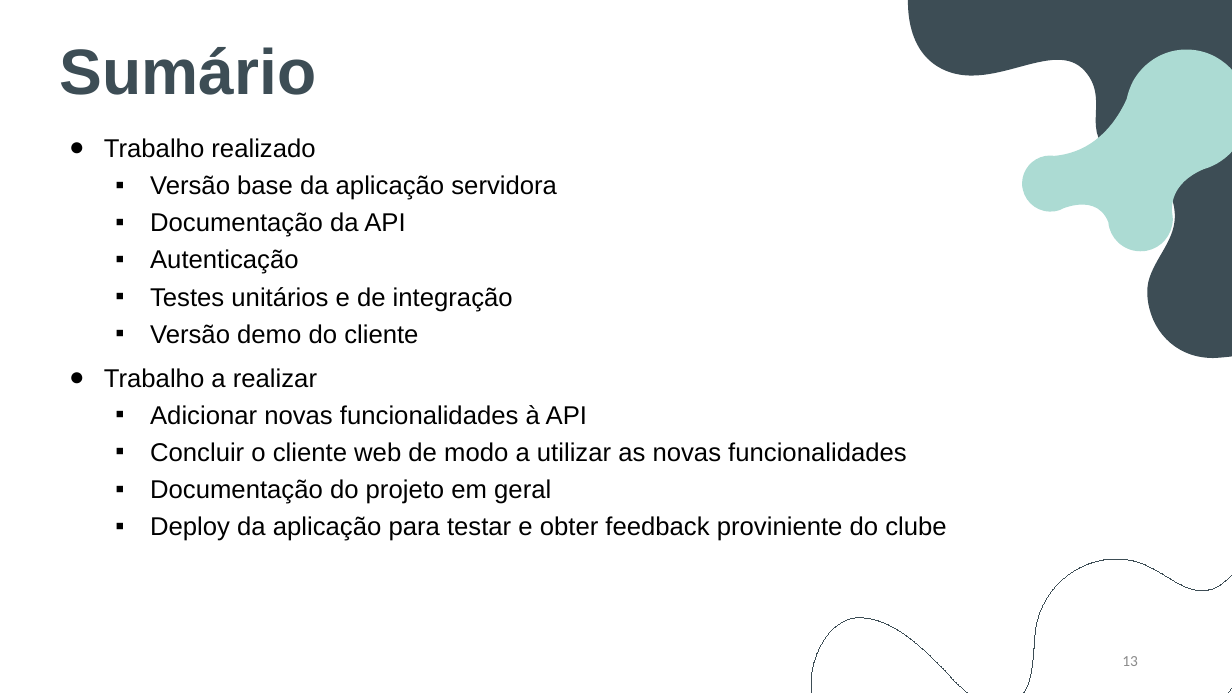
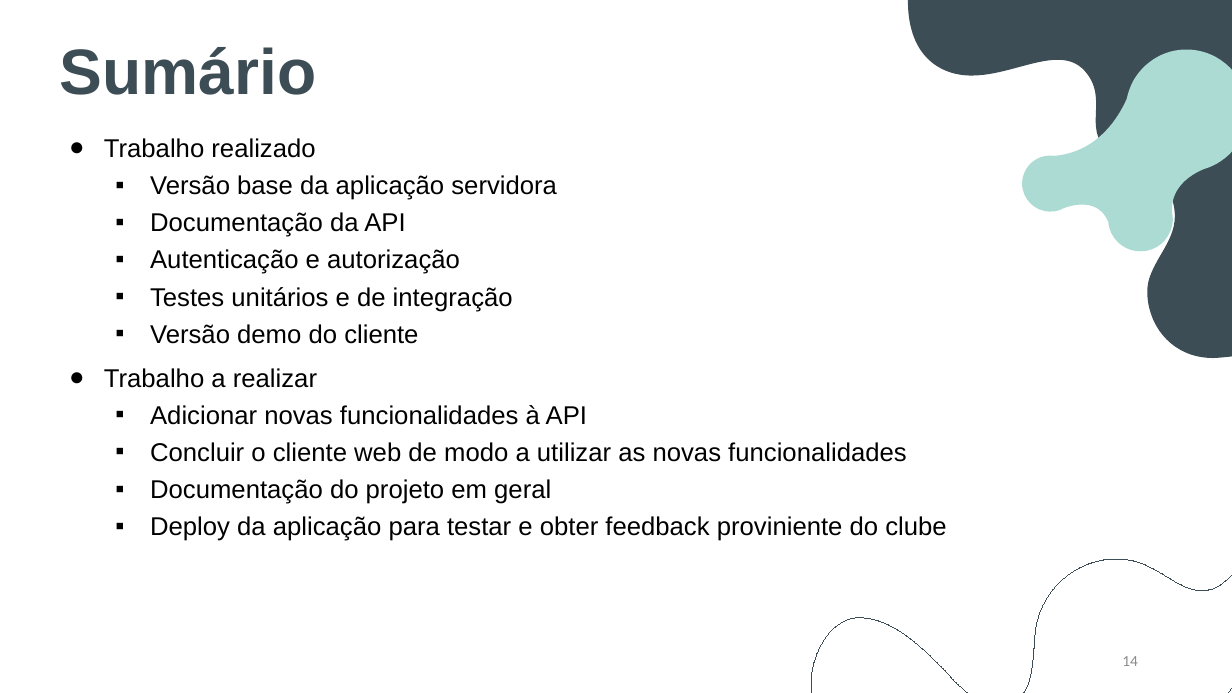
Before and after one commit to BernardoFMF/surf-management-app, a slide deck: slide 14 of docs/demonstration/demonstration.pptx (slide 13 before the commit). Drawn at 1232x693 pixels with LibreOffice and Linux fonts; fonts in the diff are those of the drawing. Boxes give left, top, right and bottom in pixels: in the first picture for what was removed or moved away, otherwise in the second. Text is boxed around its words. In the diff, an @@ line names an element or a change of style, - is before the commit and + after.

```diff
--- a/docs/demonstration/demonstration.pptx
+++ b/docs/demonstration/demonstration.pptx
@@ subtitle at (150,249,460,274): text changed @@
-  ▪ Autenticação
+  ▪ Autenticação e autorização
@@ page number at (1122,656,1138,666): text changed @@
-13
+14
```
Also in this commit, not shown: 5 other slides changed, 1 slide added, 1 other file.
